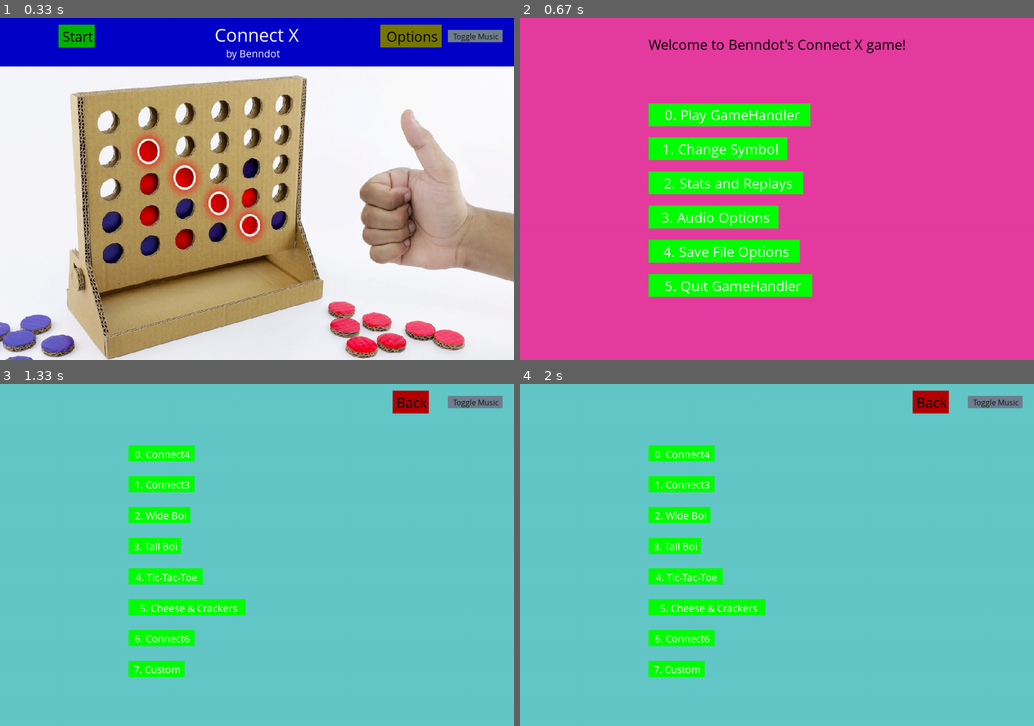
Above: before the commit, frames 1-4 (two rows, left to right).
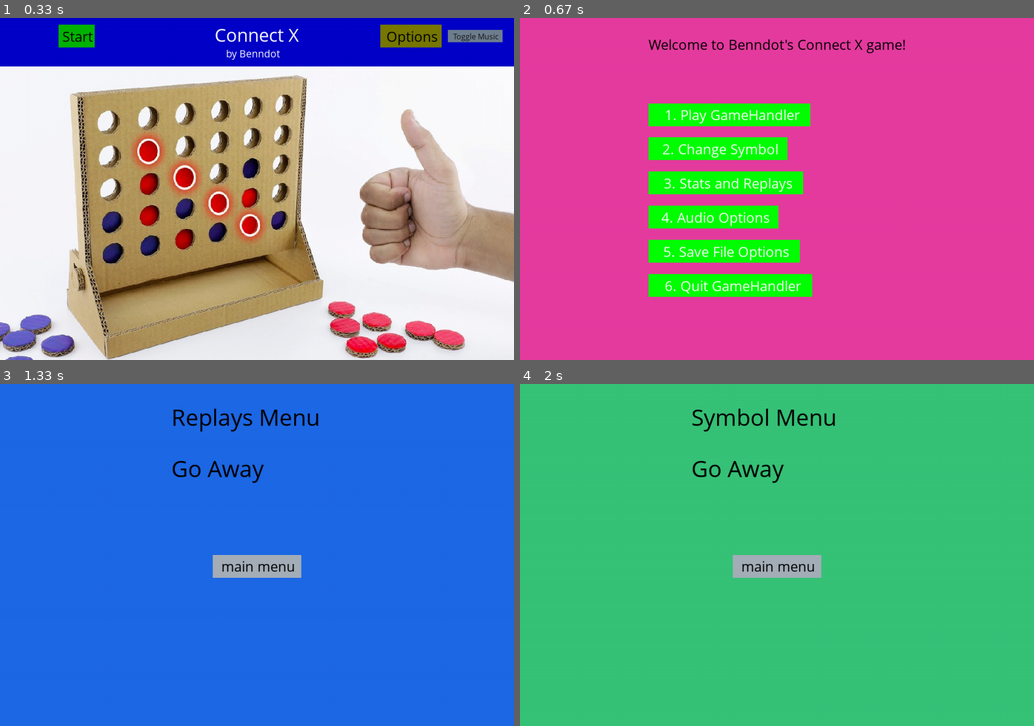
Above: after the commit, the same moments.

Repository: Benndot/Connect-X-Pygame
Game: pygame game, started from pygame_tictactoe.py
Two runs of this game, one before a commit and one after it. Both use one fixed random seed, a clock stepped at 60 frames per second and the inputs below.
Inputs (mouse positions are in pixels of both pictures, inside the frame that each line leads up to):
- Up to frame 1 (0.33 s): no input
- Up to frame 2 (0.67 s): click "Start" at 0.42 s
- Up to frame 3 (1.33 s): click (205, 548) at 0.77 s, where only the run after the commit has a clickable "3. Stats and Replays"; press the mouse at (185, 483) at 1.03 s; move the mouse to (179, 462) at 1.13 s; release the mouse at (174, 442) at 1.27 s
- Up to frame 4 (2 s): click (746, 572) at 1.43 s; click (720, 513) at 1.77 s, where only the run after the commit has a clickable "2. Change Symbol"

Frame 1 is identical in both runs. In frame 2, 0.2% of the frame differs, in the area x 27-30%, y 26-80%; in frame 3, 100%, in the area x 0-100%, y 0-100%; in frame 4, 100%.

Commit message:
color-coded players/turns, menu overhaul
player's header in-game is green, while the enemy's is red. Outlines over hovered cells are now red during the CPU's turn. Overhauled the menus a bit. The enumerated lists for menu options and game modes now start from 1 rather than 0. Created basic, functionless pages both symbol selection and replays that are now accessible.

Diff:
--- a/pygame_tictactoe.py
+++ b/pygame_tictactoe.py
@@ -246,7 +246,7 @@
     priority: bool = True  # Who goes/went first in a given game
     player_turn = True
 
-    enemy_turn_length = 5000  # in milliseconds
+    enemy_turn_length = 4000  # in milliseconds
     enemy_turn_start_time = 1  # Will contain the pygame.time.getticks() of when the CPU's turn began
     time_taken = False  # Bool to show that the enemy_turn_start_time was taken
 
@@ -321,8 +321,8 @@
         "Welcome back to Benndot's Connect X game!"
 
     play_game_str = {"Play GameHandler": mode_selection}
-    change_symbol_str = {"Change Symbol": mode_selection}
-    stats_replays_str = {"Stats and Replays": mode_selection}
+    change_symbol_str = {"Change Symbol": symbol_selection}
+    stats_replays_str = {"Stats and Replays": replays_menu}
     audio_options = {"Audio Options": options_menu}
     save_options_str = {"Save File Options": options_menu}
     quit_game_str = {"Quit GameHandler": sys.exit}
@@ -337,7 +337,7 @@
 
         base_height = game_screen.height * 0.25
         height_multiplier = 1
-        for index, option in enumerate(menu_options):
+        for index, option in enumerate(menu_options, 1):
             button = create_text_button(medium_font, white, f"{index}. {list(option.keys())[0]}", game_screen.width / 4,
                                         base_height * height_multiplier, lighter_green, green, False)
             if button:
@@ -354,6 +354,62 @@
         clock.tick(15)
 
 
+def replays_menu():
+
+    header_message = "Replays Menu"
+
+    greeting = "Go Away"
+
+    while True:
+
+        game_screen.screen.fill((30, 105, 230))
+
+        create_onscreen_text(large_font, black, header_message, game_screen.width / 3, game_screen.height * 0.05)
+        create_onscreen_text(large_font, black, greeting, game_screen.width / 3, game_screen.height * 0.20)
+
+        return_button = create_text_button(medium_font, black, "main menu", game_screen.width / 2,
+                                           game_screen.height * 0.5, slategray, lightgray, True)
+
+        if return_button:
+            main_menu()
+
+        for evnt in pygame.event.get():
+            if evnt.type == pygame.QUIT:
+                pygame.quit()
+                sys.exit()
+
+        pygame.display.update()
+        clock.tick(15)
+
+
+def symbol_selection():
+
+    header_message = "Symbol Menu"
+
+    greeting = "Go Away"
+
+    while True:
+
+        game_screen.screen.fill((55, 195, 120))
+
+        create_onscreen_text(large_font, black, header_message, game_screen.width / 3, game_screen.height * 0.05)
+        create_onscreen_text(large_font, black, greeting, game_screen.width / 3, game_screen.height * 0.20)
+
+        return_button = create_text_button(medium_font, black, "main menu", game_screen.width / 2,
+                                           game_screen.height * 0.5, slategray, lightgray, True)
+
+        if return_button:
+            main_menu()
+
+        for evnt in pygame.event.get():
+            if evnt.type == pygame.QUIT:
+                pygame.quit()
+                sys.exit()
+
+        pygame.display.update()
+        clock.tick(15)
+
+
 def mode_selection():
     # Initialize list here, so deleted custom mode values can be updated, and since nowhere else uses this anyway
 
@@ -364,7 +420,8 @@
 
         base_height = game_screen.height * 0.18
         height_multiplier = 1
-        for index, mode in enumerate(game_mode_list):
+
+        for index, mode in enumerate(game_mode_list, 1):
             button = create_text_button(sml_med_font, white, f"{index}. {mode.title}", game_screen.width / 4,
                                         base_height * height_multiplier, lighter_green, green, False)
             if button:
@@ -626,8 +683,9 @@
 
         game_screen.screen.fill(thistle_green)
 
-        create_onscreen_text(intermediate_font, black, "Player Turn" if GameHandler.player_turn else "CPU Turn",
-                             game_screen.width / 2.5, game_screen.height * 0.01)
+        create_onscreen_text(intermediate_font, (150, 255, 150), "Player Turn", game_screen.width / 2.5,
+                             game_screen.height * 0.01) if GameHandler.player_turn else \
+            create_onscreen_text(intermediate_font, red, "CPU Turn", game_screen.width / 2.5, game_screen.height * 0.01)
 
         music_toggle = create_text_button(small_font, thunderbird_red, "Toggle Music", game_screen.width * .86,
                                           game_screen.height * 0.90, blackish, black, False)
@@ -683,11 +741,13 @@
 
         outline_rect = pygame.Rect(x, y, self.width, self.height)
 
-        if x + self.width > mouse[0] > x and y + self.height > mouse[1] > y:  # Hover
+        if x + self.width > mouse[0] > x and y + self.height > mouse[1] > y and GameHandler.player_turn:  # Hover
             pygame.draw.rect(game_screen.screen, white, outline_rect, int(game_screen.height / 360))
             for evnt in pygame.event.get():
                 if evnt.type == pygame.MOUSEBUTTONUP:  # Detecting clicks
                     return x, y, self.width, self.height
+        elif x + self.width > mouse[0] > x and y + self.height > mouse[1] > y and not GameHandler.player_turn:
+            pygame.draw.rect(game_screen.screen, red, outline_rect, int(game_screen.height / 360))
         else:  # Non-hover
             pygame.draw.rect(game_screen.screen, black, outline_rect, int(game_screen.height / 360))
 
